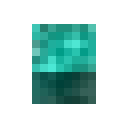
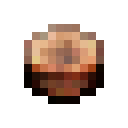
Layers edited between the first and the second 128px x 128px image:
hid "Layer 25" over [24, 24, 104, 104]
hid "Layer 13 copy" over [24, 24, 104, 104]
added layer "Layer 41" in group "Group 3" over [24, 24, 104, 104]
showed "smal" over [24, 24, 104, 104]
renamed "Layer 8 copy 11" to "original", hid it over [24, 24, 104, 104]
added layer "Layer 39" in group "Group 3" over [24, 24, 104, 104]
hid "Layer 24" over [24, 24, 104, 104]
hid "Layer 13 copy 2" over [24, 24, 104, 104]
added layer "Layer 40" in group "Group 3" over [24, 24, 104, 104]
hid "Layer 19" over [24, 24, 104, 104]
hid "Layer 13" over [24, 24, 104, 104]
hid "big" over [32, 24, 96, 104]
